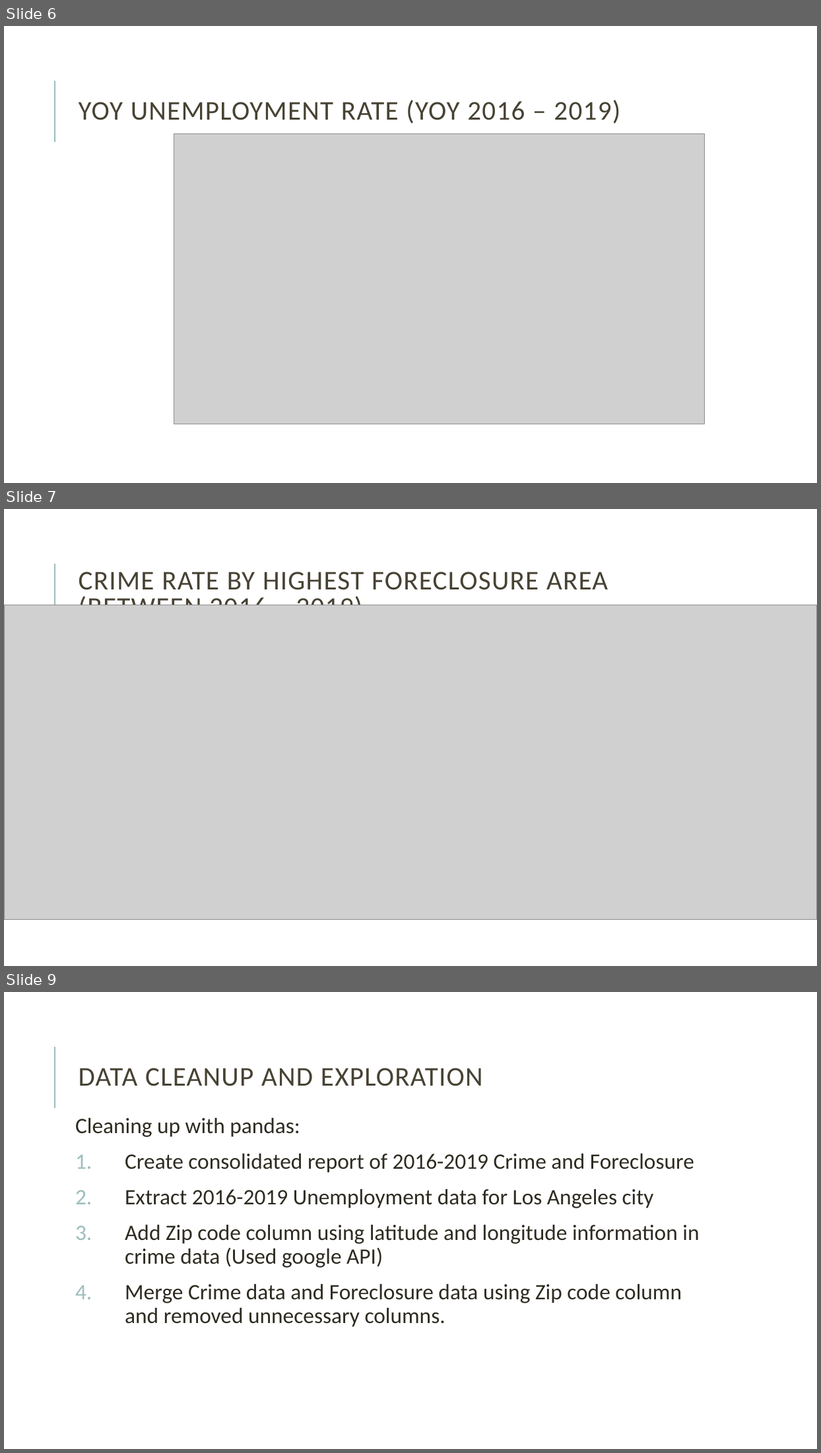
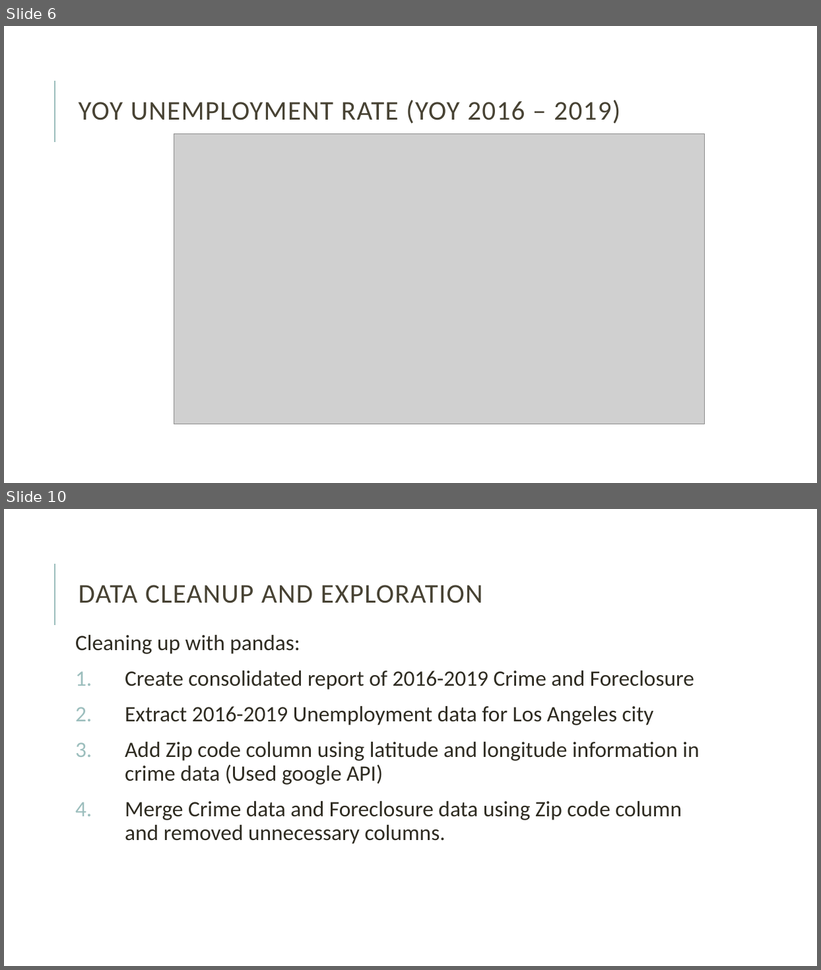
Before and after one commit to rks7255/RUTGProject1, a slide deck: Reena/Presentation Final Draft.pptx. Shown one above the other, each under a label of ours: slides 6, 7 and 9 before the commit, slides 6 and 10 after it; the slides between them are not shown. The pictures are 821x1453 and 821x970 pixels, drawn with LibreOffice and Linux fonts; fonts in the diff are those of the drawing; grey boxes stand for pictures. Boxes give left, top, right and bottom in pixels: in the first picture for what was removed or moved away, otherwise in the second. Text is boxed around its words. In the diff, an @@ line names an element or a change of style, - is before the commit and + after.

```diff
--- a/Reena/Presentation Final Draft.pptx
+++ b/Reena/Presentation Final Draft.pptx
@@ slide 7 removed at [4,509,817,966], background #FFFFFF; not listed: 1 template element that a slide beside it also shows @@
@@ title removed at [79,572,608,605] @@
-CRIME RATE BY HIGHEST FORECLOSURE AREA (BETWEEN 2016 – 2019)
@@ picture removed at [4,605,817,920] @@
@@ what was slide 9 is now slide 10 @@
```
Also in this commit, not shown: 2 slides changed, 2 slides added.
